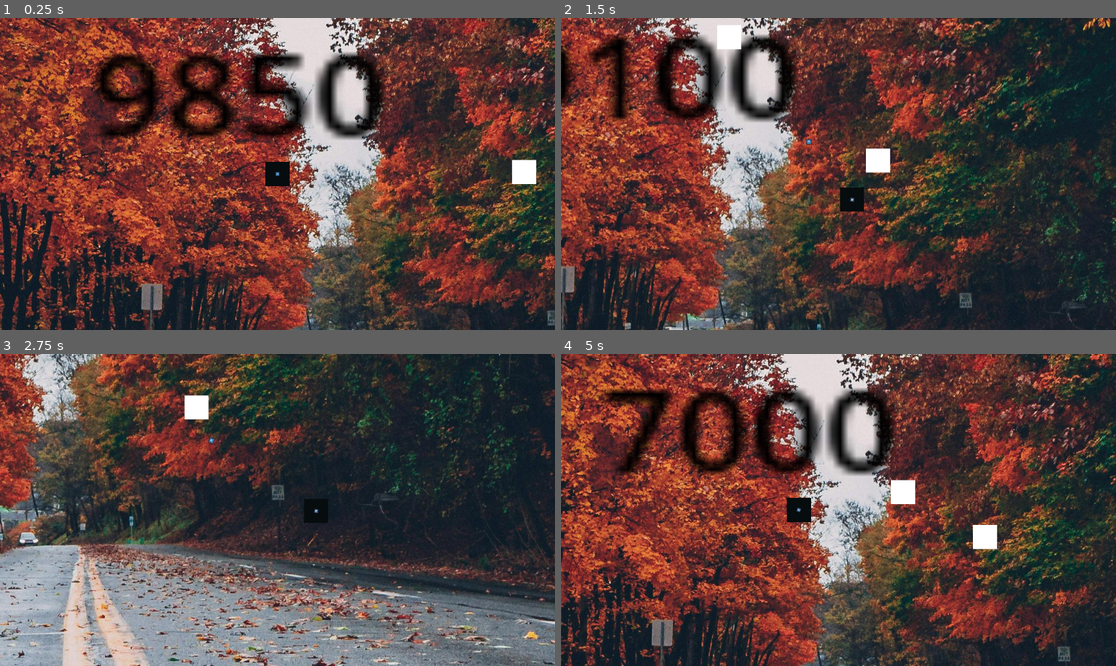
Above: before the commit, frames 1-4 (two rows, left to right).
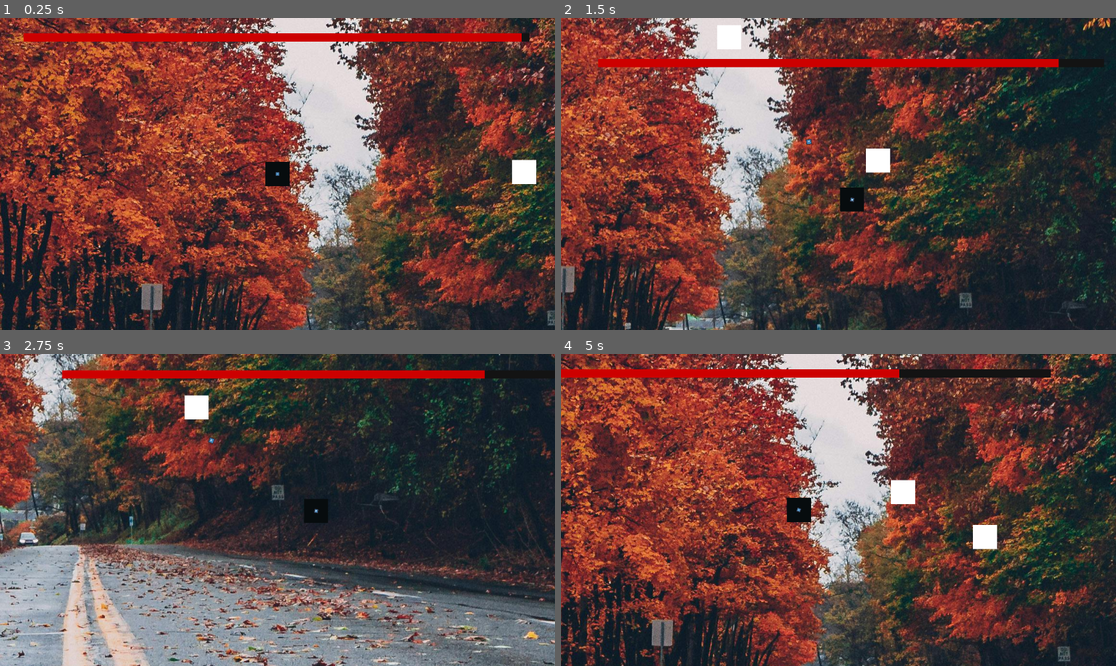
Above: after the commit, the same moments.

Repository: Beverstaart27/mage-game-poc
Game: Godot game, scene res://node_3d.tscn
Two runs of this game, one before a commit and one after it. Both use one fixed random seed, a clock stepped at 60 frames per second and the inputs below. The engine's default icon, where the game draws it, is replaced by a stand-in: a white triangle on a blue panel in a dark square.
Inputs (mouse positions are in pixels of both pictures, inside the frame that each line leads up to):
- Up to frame 1 (0.25 s): no input
- Up to frame 2 (1.5 s): move the mouse to (960, 158) at 0.52 s; hold D (right) 0.53-1.28 s; click (960, 158) at 0.6 s; move the mouse to (727, 189) at 1.27 s; hold S (down) from 1.28 s (still down); click (727, 189) at 1.35 s
- Up to frame 3 (2.75 s): move the mouse to (333, 441) at 2.02 s; release S (down) at 2.03 s; hold D (right) from 2.03 s (still down); click (333, 441) at 2.1 s
- Up to frame 4 (5 s): move the mouse to (810, 572) at 2.77 s; release D (right) at 2.78 s; hold W (up) 2.78-3.53 s; click (810, 572) at 2.85 s; move the mouse to (1005, 556) at 3.52 s; hold A (left) from 3.53 s (still down); click (1005, 556) at 3.6 s; move the mouse to (672, 463) at 4.27 s; click (672, 463) at 4.35 s

The runs differ from the first frame. In frame 1, 12% of the frame differs, in the area x 4-96%, y 4-39%; in frame 2, 8.3%; in frame 3, 2.2%; in frame 4, 11%.

Commit message:
ik haat godot
wat een kanker gezeik

Diff:
--- a/enemyHandler.tscn
+++ /dev/null
@@ -1,6 +0,0 @@
-[gd_scene load_steps=2 format=3 uid="uid://5fj0pdu335s7"]
-
-[ext_resource type="Script" path="res://enemyHandler.gd" id="1_dmym8"]
-
-[node name="enemySpawner" type="Timer"]
-script = ExtResource("1_dmym8")
--- a/node_3d.tscn
+++ b/node_3d.tscn
@@ -1,27 +1,21 @@
-[gd_scene load_steps=5 format=3 uid="uid://cgb4ebs33mcf1"]
+[gd_scene load_steps=4 format=3 uid="uid://cgb4ebs33mcf1"]
 
 [ext_resource type="Texture2D" uid="uid://c1y2oejcj1vi7" path="res://temp background.jpg" id="2_118g4"]
-[ext_resource type="PackedScene" uid="uid://bg74262ux6abt" path="res://character.tscn" id="2_wqrjr"]
-[ext_resource type="PackedScene" uid="uid://bacx0iqae52le" path="res://counter.tscn" id="4_mpd2p"]
-[ext_resource type="PackedScene" uid="uid://iiveyxfm7lwl" path="res://enemy_1.tscn" id="4_nr5l8"]
+[ext_resource type="PackedScene" uid="uid://bg74262ux6abt" path="res://scenes/character.tscn" id="2_wqrjr"]
+[ext_resource type="PackedScene" uid="uid://iiveyxfm7lwl" path="res://scenes/enemy_1.tscn" id="4_nr5l8"]
 
 [node name="Node3D" type="Node3D"]
+
+[node name="Character" parent="." instance=ExtResource("2_wqrjr")]
 
 [node name="background" type="Sprite2D" parent="."]
 z_index = -1000
 position = Vector2(235, 192)
 texture = ExtResource("2_118g4")
 
-[node name="Character" parent="." instance=ExtResource("2_wqrjr")]
-
-[node name="Control" parent="." instance=ExtResource("4_mpd2p")]
-offset_left = -675.0
-offset_top = -526.0
-offset_right = -675.0
-offset_bottom = -526.0
-
-[node name="enemy1" parent="." instance=ExtResource("4_nr5l8")]
+[node name="enemy1" parent="." node_paths=PackedStringArray("killUrge") instance=ExtResource("4_nr5l8")]
 position = Vector2(49, -384)
+killUrge = NodePath("../Character")
 
 [node name="enemy2" parent="." instance=ExtResource("4_nr5l8")]
 position = Vector2(537, -4)
--- a/basic__spell_1.tscn
+++ b/scenes/basic__spell_1.tscn
@@ -1,7 +1,7 @@
 [gd_scene load_steps=4 format=3 uid="uid://bm37cnx7rnko3"]
 
 [ext_resource type="Texture2D" uid="uid://dtvniaywjf2ow" path="res://icon.svg" id="1_0otuc"]
-[ext_resource type="Script" path="res://BasicSpell.gd" id="1_6h4ps"]
+[ext_resource type="Script" path="res://scripts/BasicSpell.gd" id="1_6h4ps"]
 
 [sub_resource type="RectangleShape2D" id="RectangleShape2D_xbkem"]
 size = Vector2(133.333, 133.333)
--- a/character.tscn
+++ b/scenes/character.tscn
@@ -1,13 +1,20 @@
-[gd_scene load_steps=6 format=3 uid="uid://bg74262ux6abt"]
+[gd_scene load_steps=9 format=3 uid="uid://bg74262ux6abt"]
 
-[ext_resource type="Script" path="res://BasicPlayerMovement.gd" id="1_bpo7p"]
-[ext_resource type="Script" path="res://CharacterAttack.gd" id="2_b0ul3"]
+[ext_resource type="Script" path="res://scripts/playerScripts/BasicPlayerMovement.gd" id="1_bpo7p"]
+[ext_resource type="Script" path="res://scripts/playerScripts/CharacterAttack.gd" id="2_b0ul3"]
 [ext_resource type="Texture2D" uid="uid://dtvniaywjf2ow" path="res://icon.svg" id="3_ced1n"]
+[ext_resource type="Script" path="res://scripts/playerScripts/KillUrge.gd" id="4_2s0gp"]
 
 [sub_resource type="CanvasTexture" id="CanvasTexture_7rcut"]
 
 [sub_resource type="RectangleShape2D" id="RectangleShape2D_gtgnb"]
 size = Vector2(0.142857, 1)
+
+[sub_resource type="StyleBoxFlat" id="StyleBoxFlat_abah4"]
+bg_color = Color(0.0768358, 0.0768358, 0.0768358, 1)
+
+[sub_resource type="StyleBoxFlat" id="StyleBoxFlat_ynmqi"]
+bg_color = Color(0.803922, 0, 0, 1)
 
 [node name="Character" type="CharacterBody2D" groups=["player"]]
 collision_mask = 3
@@ -35,15 +42,27 @@
 [node name="Camera2D" type="Camera2D" parent="."]
 position_smoothing_enabled = true
 
-[node name="Area2D" type="Area2D" parent="." groups=["player"]]
+[node name="playerBody" type="Area2D" parent="." groups=["player"]]
 collision_layer = 3
 collision_mask = 3
 
-[node name="playerBody" type="CollisionShape2D" parent="Area2D"]
+[node name="playerBody" type="CollisionShape2D" parent="playerBody"]
 position = Vector2(-3.55271e-15, 0)
 scale = Vector2(350, 50)
 shape = SubResource("RectangleShape2D_gtgnb")
 
+[node name="UrgeRepressionBar" type="ProgressBar" parent="."]
+offset_left = -527.0
+offset_top = -292.0
+offset_right = 523.0
+offset_bottom = -275.0
+theme_override_styles/background = SubResource("StyleBoxFlat_abah4")
+theme_override_styles/fill = SubResource("StyleBoxFlat_ynmqi")
+max_value = 10000.0
+value = 5000.0
+show_percentage = false
+script = ExtResource("4_2s0gp")
+
 [connection signal="timeout" from="spellHand/spell1Cooldown" to="spellHand" method="_on_spell_1_cooldown_timeout"]
-[connection signal="area_entered" from="Area2D" to="." method="_on_area_2d_area_entered"]
-[connection signal="body_entered" from="Area2D" to="." method="_on_area_2d_body_entered"]
+[connection signal="area_entered" from="playerBody" to="." method="_on_area_2d_area_entered"]
+[connection signal="body_entered" from="playerBody" to="." method="_on_area_2d_body_entered"]
--- a/counter.tscn
+++ b/scenes/counter.tscn
@@ -1,6 +1,6 @@
-[gd_scene load_steps=2 format=3 uid="uid://bacx0iqae52le"]
+[gd_scene load_steps=2 format=3 uid="uid://fw1kcgeinmp6"]
 
-[ext_resource type="Script" path="res://KillUrge.gd" id="1_6gyuu"]
+[ext_resource type="Script" path="res://scripts/playerScripts/KillUrge.gd" id="1_6gyuu"]
 
 [node name="Control" type="Control"]
 layout_mode = 3
--- a/enemy.tscn
+++ b/scenes/enemy.tscn
@@ -1,6 +1,6 @@
 [gd_scene load_steps=4 format=3 uid="uid://co5vhxhmm43io"]
 
-[ext_resource type="Script" path="res://enemy.gd" id="1_4tht7"]
+[ext_resource type="Script" path="res://scripts/enemy.gd" id="1_4tht7"]
 
 [sub_resource type="CanvasTexture" id="CanvasTexture_oal1w"]
 
--- /dev/null
+++ b/scenes/enemyHandler.tscn
@@ -0,0 +1,6 @@
+[gd_scene load_steps=2 format=3 uid="uid://5fj0pdu335s7"]
+
+[ext_resource type="Script" path="res://scripts/enemyHandler.gd" id="1_tr2td"]
+
+[node name="enemySpawner" type="Timer"]
+script = ExtResource("1_tr2td")
--- a/enemy_1.tscn
+++ b/scenes/enemy_1.tscn
@@ -1,13 +1,13 @@
 [gd_scene load_steps=4 format=3 uid="uid://iiveyxfm7lwl"]
 
-[ext_resource type="PackedScene" uid="uid://co5vhxhmm43io" path="res://enemy.tscn" id="1_mx6o7"]
-[ext_resource type="Script" path="res://enemy_1.gd" id="2_nwd7d"]
+[ext_resource type="PackedScene" uid="uid://co5vhxhmm43io" path="res://scenes/enemy.tscn" id="1_u251l"]
+[ext_resource type="Script" path="res://scripts/enemy_1.gd" id="2_oiao0"]
 
 [sub_resource type="CircleShape2D" id="CircleShape2D_8pieh"]
 radius = 5.40533
 
-[node name="enemy1" instance=ExtResource("1_mx6o7")]
-script = ExtResource("2_nwd7d")
+[node name="enemy1" instance=ExtResource("1_u251l")]
+script = ExtResource("2_oiao0")
 
 [node name="DetectionRadius" type="Area2D" parent="." index="0"]
 scale = Vector2(5, 5)
--- a/enemy.gd
+++ b/scripts/enemy.gd
@@ -3,10 +3,12 @@
 class_name enemy
 
 var health: float
-@onready var killUrge:Label = $"../Control".get_child(0)
+@export var killUrge: Node
+
 
 func lowerHealth(amount: float)-> void:
 	health -= amount
 	if(health < 0):
-		killUrge.addUrgeRepression()
+		print(killUrge)
+		#killUrge.addUrgeRepression()
 		queue_free()
--- a/CharacterAttack.gd
+++ b/scripts/playerScripts/CharacterAttack.gd
@@ -1,6 +1,6 @@
 extends Node2D
 
-const SPELLSPRITE = preload("res://basic__spell_1.tscn")
+const SPELLSPRITE = preload("res://scenes/basic__spell_1.tscn")
 @onready var spawnLocation: Marker2D = $SpellSpawnLocation
 
 var onCooldown:bool = false
--- a/KillUrge.gd
+++ b/scripts/playerScripts/KillUrge.gd
@@ -1,17 +1,12 @@
-extends Label
+extends ProgressBar
 
 const startValue:int = 10000
 var urgeRepression: int
 
-
 # Called when the node enters the scene tree for the first time.
 func _ready() -> void:
-	urgeRepression = 10000
+	value = startValue
 
-
-# Called every frame. 'delta' is the elapsed time since the previous frame.
-func _process(delta: float) -> void:
-	text = str(urgeRepression)
 
 func _physics_process(delta: float) -> void:
 	lowerUrgeRepression()
@@ -19,6 +14,6 @@
 		pass
 
 func lowerUrgeRepression() -> void:
-	urgeRepression -= 10
+	value -= 10
 func addUrgeRepression() -> void:
-	urgeRepression += 1000
+	value += 1000
--- /dev/null
+++ b/scripts/playerScripts/player.gd
@@ -0,0 +1,11 @@
+extends Node
+
+
+# Called when the node enters the scene tree for the first time.
+func _ready() -> void:
+	pass # Replace with function body.
+
+
+# Called every frame. 'delta' is the elapsed time since the previous frame.
+func _process(delta: float) -> void:
+	pass
Renamed: BasicSpell.gd -> scripts/BasicSpell.gd
Renamed: enemyHandler.gd -> scripts/enemyHandler.gd
Renamed: enemy_1.gd -> scripts/enemy_1.gd
Renamed: BasicPlayerMovement.gd -> scripts/playerScripts/BasicPlayerMovement.gd
